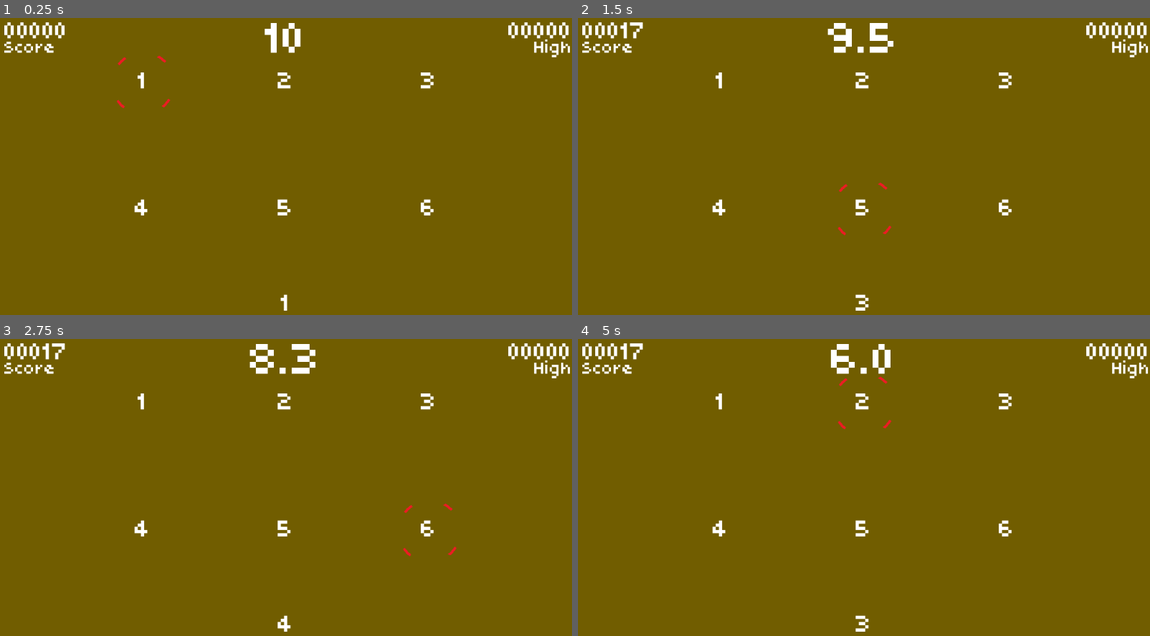
Above: before the commit, frames 1-4 (two rows, left to right).
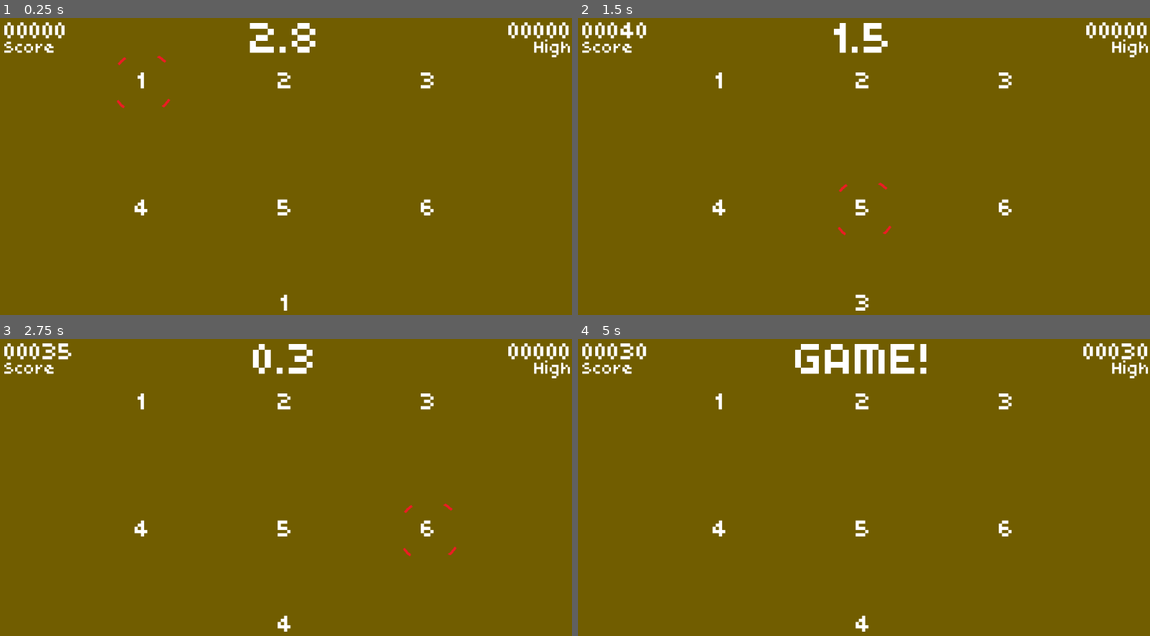
Above: after the commit, the same moments.

Repository: sdepouw/mathematics-and-cheese
Game: Godot game, scene res://Scenes/Main/main.tscn
The game is run twice, just before and just after one commit, with the same random seed, the same clock (stepped at 60 frames per second) and the same inputs.
Inputs:
- Up to frame 1 (0.25 s): no input
- Up to frame 2 (1.5 s): tap Enter at 0.5 s; hold D (move_right) 0.53-1.28 s; tap Space (fire) at 0.6, 1.35 s; hold S (move_down) from 1.28 s (still down)
- Up to frame 3 (2.75 s): release S (move_down) at 2.03 s; hold D (move_right) from 2.03 s (still down); tap Space (fire) at 2.1 s
- Up to frame 4 (5 s): release D (move_right) at 2.78 s; hold W (move_up) 2.78-3.53 s; tap Space (fire) at 2.85, 3.6, 4.35 s; hold A (move_left) from 3.53 s (still down)

The runs differ from the first frame. In frame 1, 0.7% of the frame differs, in the area x 43-56%, y 1-12%; in frame 2, 0.7%; in frame 3, 0.5%; in frame 4, 2.2%, in the area x 7-100%, y 1-99%.

Commit message:
Basic Game Over / Restart Loop

Diff:
--- a/Game/Scenes/HUD/hud.gd
+++ b/Game/Scenes/HUD/hud.gd
@@ -17,8 +17,10 @@
     return;
   var format: String = "%2d"
   if (time_remaining < 10):
+    # formats as as "0.0"
+    # the 3 indicates '3 total symbols', and the 1 indicates 'only 1 digit to the right of the .'
     format = "%3.1f"
   TimeLabel.text = format % time_remaining
 
 func _clamp_score_display(score: int) -> String:
-  return "%05d" % min(score, 99999)
+  return "%05d" % max(0, min(score, 99999))
--- a/Game/Scenes/HUD/hud.tscn
+++ b/Game/Scenes/HUD/hud.tscn
@@ -29,6 +29,7 @@
 offset_bottom = 48.0
 grow_horizontal = 0
 text = "00000"
+horizontal_alignment = 2
 
 [node name="HighScoreText" type="Label" parent="."]
 anchors_preset = 1
@@ -52,5 +53,5 @@
 offset_bottom = 92.0
 grow_horizontal = 2
 theme_override_font_sizes/font_size = 120
-text = "00.00"
+text = "00"
 horizontal_alignment = 1
--- a/Game/Scenes/Main/main.gd
+++ b/Game/Scenes/Main/main.gd
@@ -12,9 +12,11 @@
 @onready var _gameTimer: Timer = $GameTimer
 
 var _targets: Array
-var _currentTarget: Vector2 = Vector2.ZERO
+var _currentTarget: Vector2
 var _currentThing: int
-var _currentScore: int = 0
+var _currentScore: int
+var _highScore: int = 0
+var _gameOn: bool
 
 ## Gets the Target that the reticle is currently selecting
 func _getCurrentTarget() -> Target:
@@ -23,20 +25,27 @@
 func _ready() -> void:
   _targets.append([_target1, _target2, _target3])
   _targets.append([_target4, _target5, _target6])
+  _new_game()
+
+func _new_game() -> void:
+  _gameOn = true
+  _currentScore = 0
+  _currentTarget = Vector2.ZERO
   _reticle.show()
   _reticle.position = _getCurrentTarget().position
   _assignNewThing()
   _gameTimer.start()
 
 func _process(_delta: float) -> void:
+  if (!_gameOn):
+    return;
   _hud.update_time_display(_gameTimer.time_left)
   _tryFire()
   _tryMoveReticle()
 
 func _assignNewThing() -> void:
-  # TODO: Replace int ("current thing") with cheese names (which should be in each Target)
-  # Should be able to say "pick a random Target, then grab its cheese, and set to current item"
-  # Then when firing, compare current cheese to target cheese
+  # TODO: Show equations instead of flat numbers, randomize the numbers
+  # TODO: Mouse avatar? Work cheese in somehow?
   var firstSet: Array = _targets[0]
   _currentThing = randi_range(1, _targets.size() * firstSet.size())
   _currentlyHeldThing.text = str(_currentThing)
@@ -44,10 +53,11 @@
 func _tryFire() -> void:
   if Input.is_action_just_pressed("fire"):
     if _currentThing == _getCurrentTarget().Id:
-      _currentScore += 17
+      _currentScore += 50 # TODO: Consecutive bonus / combos
       _hud.update_score_display(_currentScore)
     else:
-      print("miss!")
+      _currentScore -= 5
+      _hud.update_score_display(_currentScore)
     _assignNewThing()
 
 func _tryMoveReticle() -> void:
@@ -83,3 +93,16 @@
   if newX != _currentTarget.x or newY != _currentTarget.y:
     _currentTarget = Vector2(newX, newY)
     _reticle.position = _getCurrentTarget().position
+
+func _on_game_timer_timeout() -> void:
+  # TODO: Show Game Over screen
+  _reticle.hide()
+  _gameOn = false
+  _hud.update_time_display(0)
+  if _currentScore > _highScore:
+    _hud.update_high_score_display(_currentScore)
+    _highScore = _currentScore
+  # TODO: Give the player a button to play again
+  # TODO: And to start, for that matter
+  await get_tree().create_timer(5.0).timeout
+  _new_game()
--- a/Game/Scenes/Main/main.tscn
+++ b/Game/Scenes/Main/main.tscn
@@ -62,5 +62,7 @@
 [node name="HUD" parent="." instance=ExtResource("4_p6jpk")]
 
 [node name="GameTimer" type="Timer" parent="."]
-wait_time = 11.0
+wait_time = 3.0
 one_shot = true
+
+[connection signal="timeout" from="GameTimer" to="." method="_on_game_timer_timeout"]
